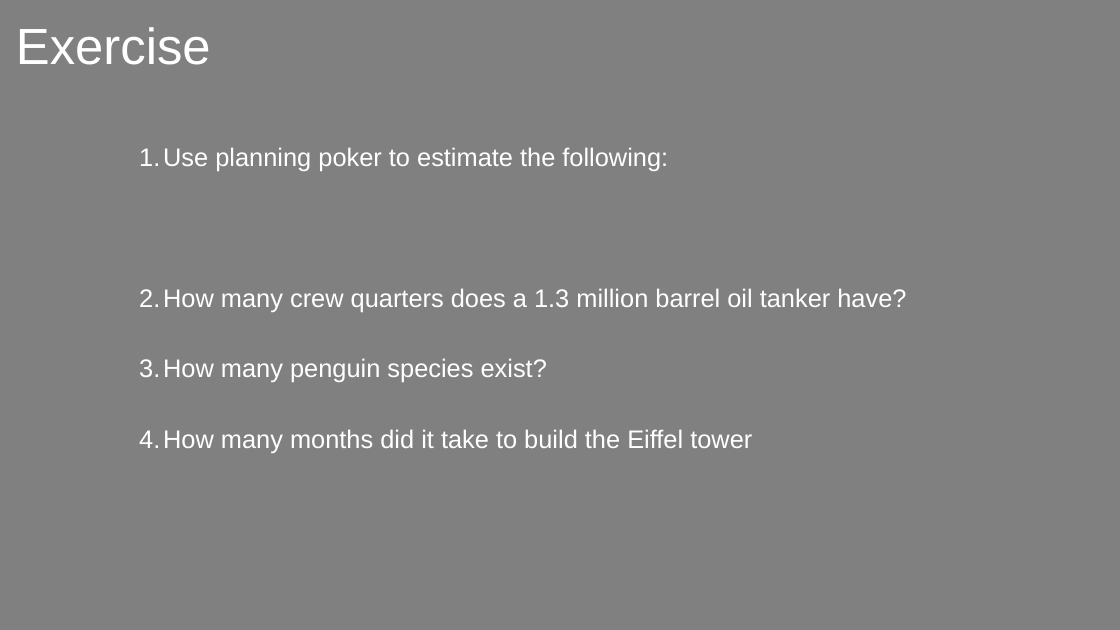
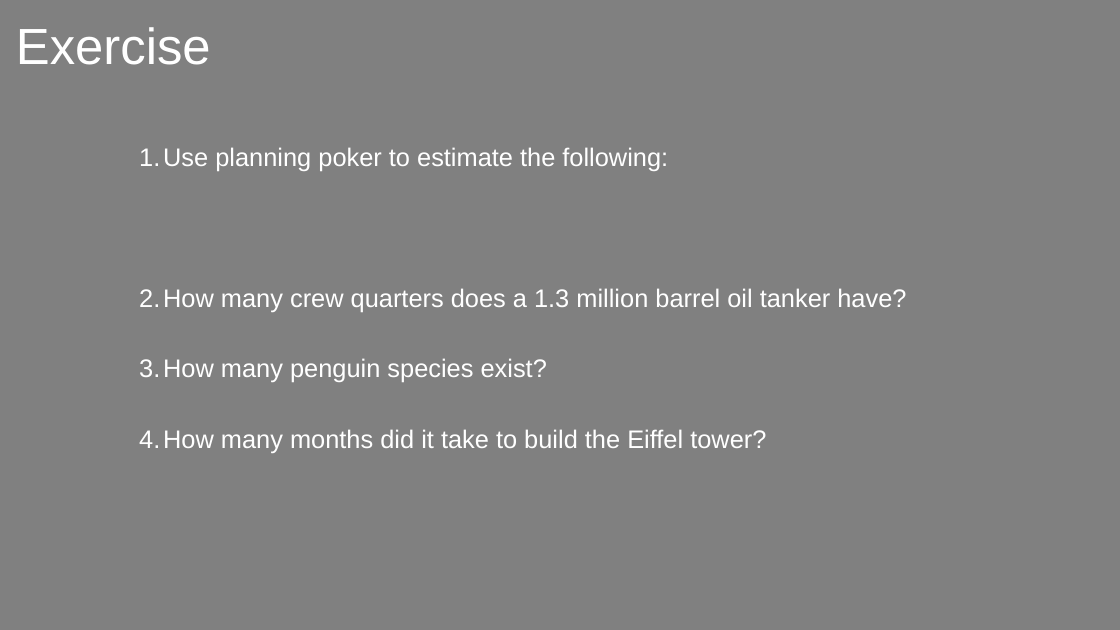
Before and after one commit to exasol/tutorials, a slide deck: slide 16 of estimating/estimating.odp (slide 15 before the commit). Drawn at 1120x630 pixels with LibreOffice and Linux fonts; fonts in the diff are those of the drawing. Boxes give left, top, right and bottom in pixels: in the first picture for what was removed or moved away, otherwise in the second. Text is boxed around its words. In the diff, an @@ line names an element or a change of style, - is before the commit and + after.

```diff
--- a/estimating/estimating.odp
+++ b/estimating/estimating.odp
@@ text at (163, 429, 766, 453): text changed @@
-4. How many months did it take to build the Eiffel tower
+4. How many months did it take to build the Eiffel tower?
```
Also in this commit, not shown: 15 other slides changed, 4 slides added, 3 slides removed.
